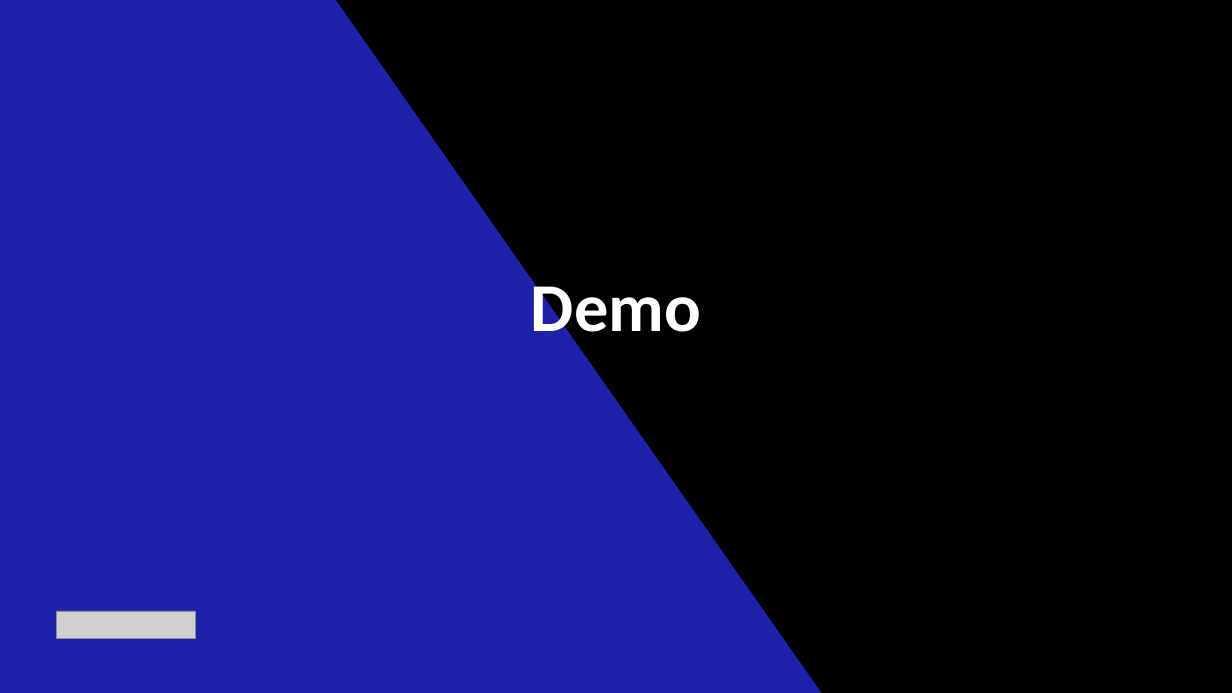
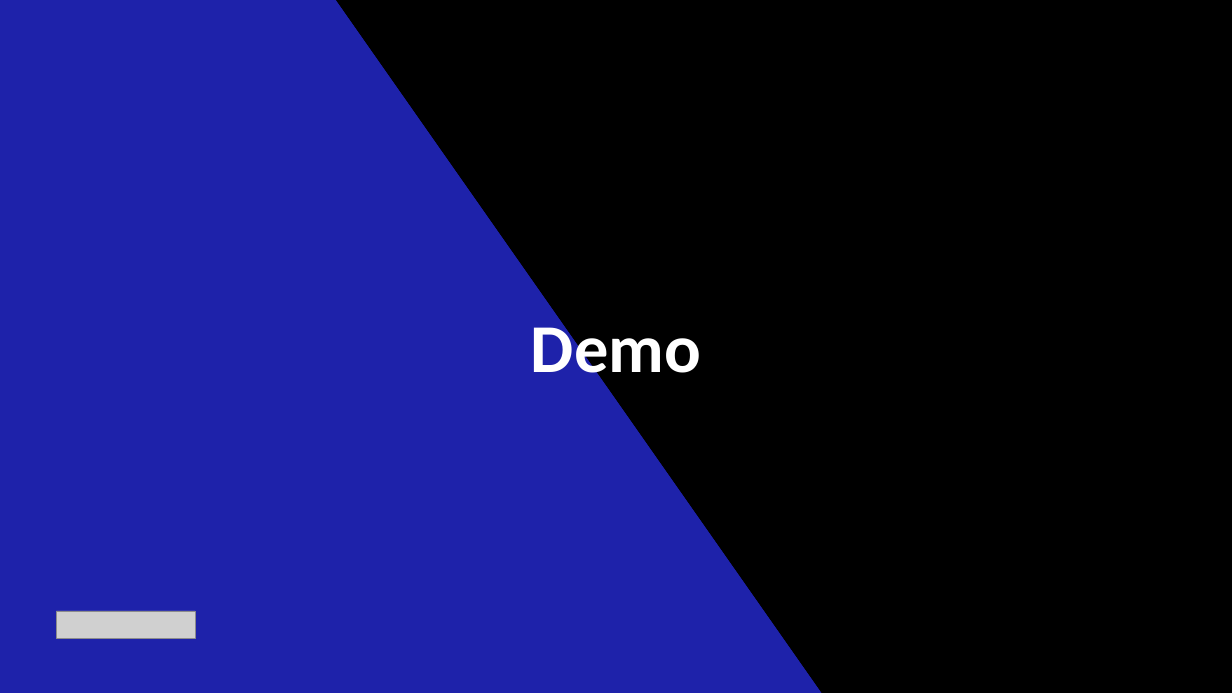
Before and after one commit to marti901/DotnetFriday-September-2026, a slide deck: slide 25 of slides/Thrive in chaos.pptx (slide 20 before the commit). Drawn at 1232x693 pixels with LibreOffice and Linux fonts; fonts in the diff are those of the drawing; grey boxes stand for pictures. Boxes give left, top, right and bottom in pixels: in the first picture for what was removed or moved away, otherwise in the second. Text is boxed around its words. In the diff, an @@ line names an element or a change of style, - is before the commit and + after.

```diff
--- a/slides/Thrive in chaos.pptx
+++ b/slides/Thrive in chaos.pptx
@@ text "Demo" rewrapped from (531, 279, 701, 348) to (531, 315, 701, 388) @@
```
Also in this commit, not shown: 3 other slides changed, 4 slides added, 1 slide removed.
